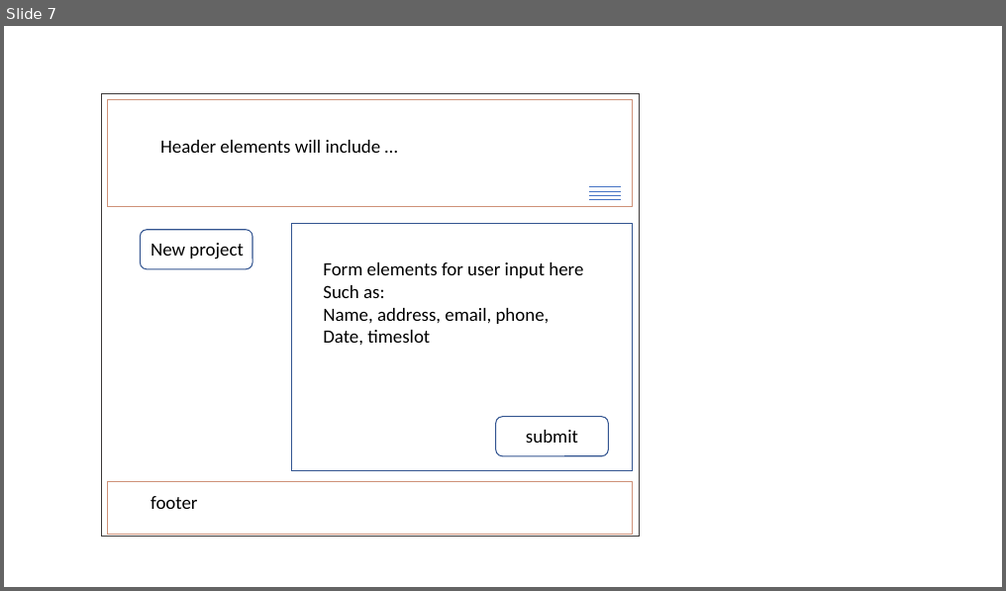
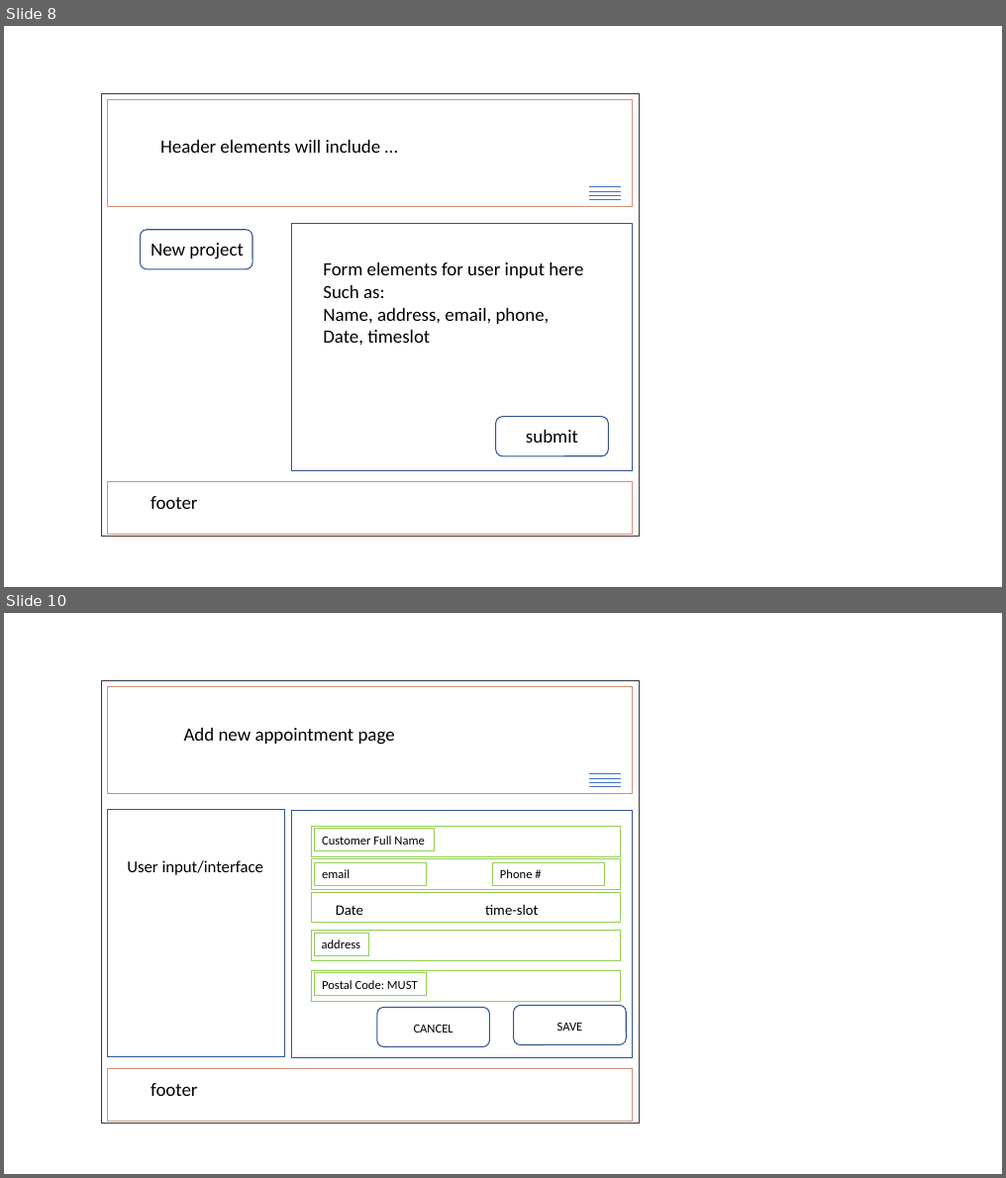
Before and after one commit to dinozio-design/CRM-lite, a slide deck: presentation/CRM - LITE.pptx. Shown one above the other, each under a label of ours: slide 7 before the commit, slides 8 and 10 after it; the slides between them are not shown. The pictures are 1006x591 and 1006x1178 pixels, drawn with LibreOffice and Linux fonts; fonts in the diff are those of the drawing. Boxes give left, top, right and bottom in pixels: in the first picture for what was removed or moved away, otherwise in the second. Text is boxed around its words. In the diff, an @@ line names an element or a change of style, - is before the commit and + after.

```diff
--- a/presentation/CRM - LITE.pptx
+++ b/presentation/CRM - LITE.pptx
@@ slide 10 added at bbox=[4, 613, 1002, 1174], background #FFFFFF @@
@@ rectangle added at bbox=[101, 680, 640, 1124], outline #3B3838 1 pt @@
@@ rectangle added at bbox=[107, 686, 633, 794], outline #CE9178 1 pt @@
@@ text added at bbox=[184, 728, 395, 745], 18 pt, text #000000 @@
+Add new appointment page
@@ line added from (589, 774) to (621, 774), #4472C4 0.5 pt @@
@@ line added from (589, 786) to (621, 786), #4472C4 0.5 pt @@
@@ line added from (589, 778) to (621, 778), #4472C4 0.5 pt @@
@@ line added from (589, 782) to (621, 782), #4472C4 0.5 pt @@
@@ rectangle added at bbox=[107, 810, 285, 1057], outline #325491 1 pt @@
@@ rectangle added at bbox=[291, 811, 633, 1058], outline #325491 1 pt @@
@@ rectangle added at bbox=[312, 827, 621, 857], outline #92D050 1 pt @@
@@ rectangle added at bbox=[315, 829, 434, 851], outline #92D050 0.75 pt, 12 pt, text #000000 @@
+Customer Full Name
@@ text added at bbox=[127, 861, 264, 875], 16 pt, text #000000 @@
+User input/interface
@@ rectangle added at bbox=[312, 860, 621, 889], outline #92D050 1 pt @@
@@ rectangle added at bbox=[315, 863, 427, 885], outline #92D050 0.75 pt, 12 pt, text #000000 @@
+email
@@ rectangle added at bbox=[493, 863, 605, 885], outline #92D050 0.75 pt, 12 pt, text #000000 @@
+Phone #
@@ rectangle added at bbox=[312, 892, 621, 922], outline #92D050 1 pt @@
@@ text added at bbox=[336, 904, 539, 915], 14 pt, text #000000 @@
+Date time-slot
@@ rectangle added at bbox=[312, 931, 621, 961], outline #92D050 1 pt @@
@@ rectangle added at bbox=[314, 933, 368, 956], outline #92D050 0.75 pt, 12 pt, text #000000 @@
+address
@@ rectangle added at bbox=[312, 970, 621, 1001], outline #92D050 1 pt @@
@@ rectangle added at bbox=[315, 973, 427, 995], outline #92D050 0.75 pt, 12 pt, text #000000 @@
+Postal Code: MUST
@@ rounded rectangle added at bbox=[377, 1008, 490, 1048], outline #325491 1 pt @@
@@ text added at bbox=[414, 1025, 453, 1033], 12 pt, text #000000 @@
+CANCEL
@@ rounded rectangle added at bbox=[514, 1005, 626, 1045], outline #325491 1 pt @@
@@ text added at bbox=[557, 1023, 583, 1031], 12 pt, text #000000 @@
+SAVE
@@ rectangle added at bbox=[107, 1069, 633, 1122], outline #CE9178 1 pt @@
@@ text added at bbox=[151, 1083, 197, 1096], 18 pt, text #000000 @@
+footer
@@ what was slide 7 is now slide 8 @@
```
Also in this commit, not shown: 1 slide changed, 3 other slides added, 1 other file.
